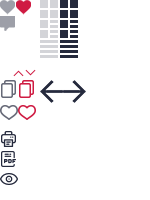
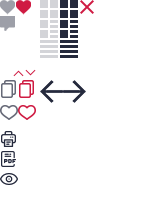
Revision of a layered 150 x 200 image; what changed, layer by layer:
added layer "Слой 13" above "social media" over (80, 0, 94, 14)
showed "Слой 4" over (80, 0, 94, 14)
